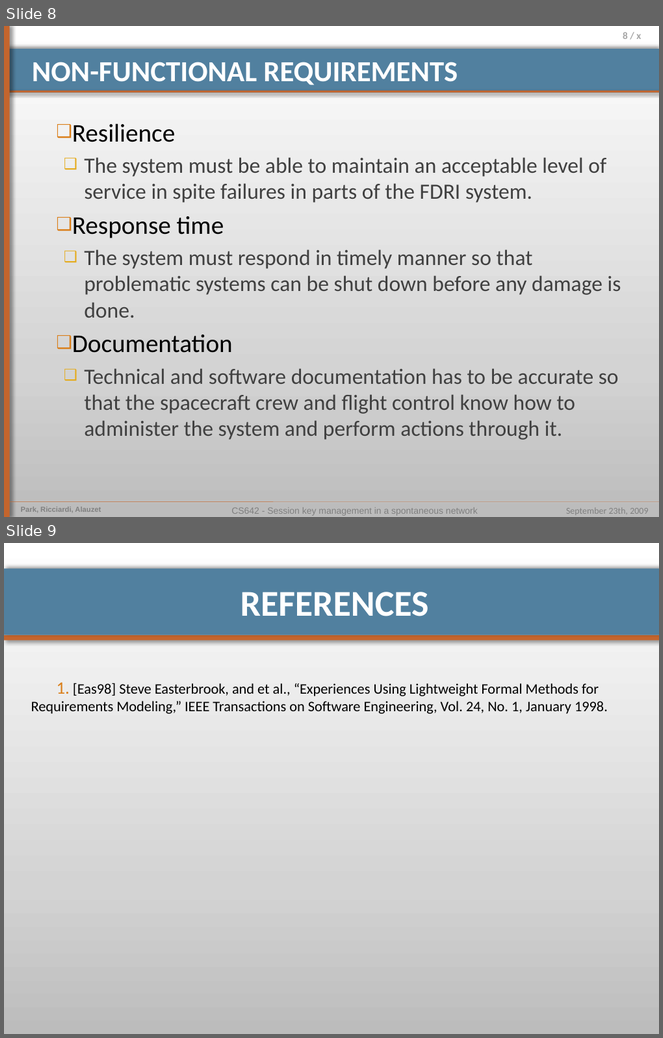
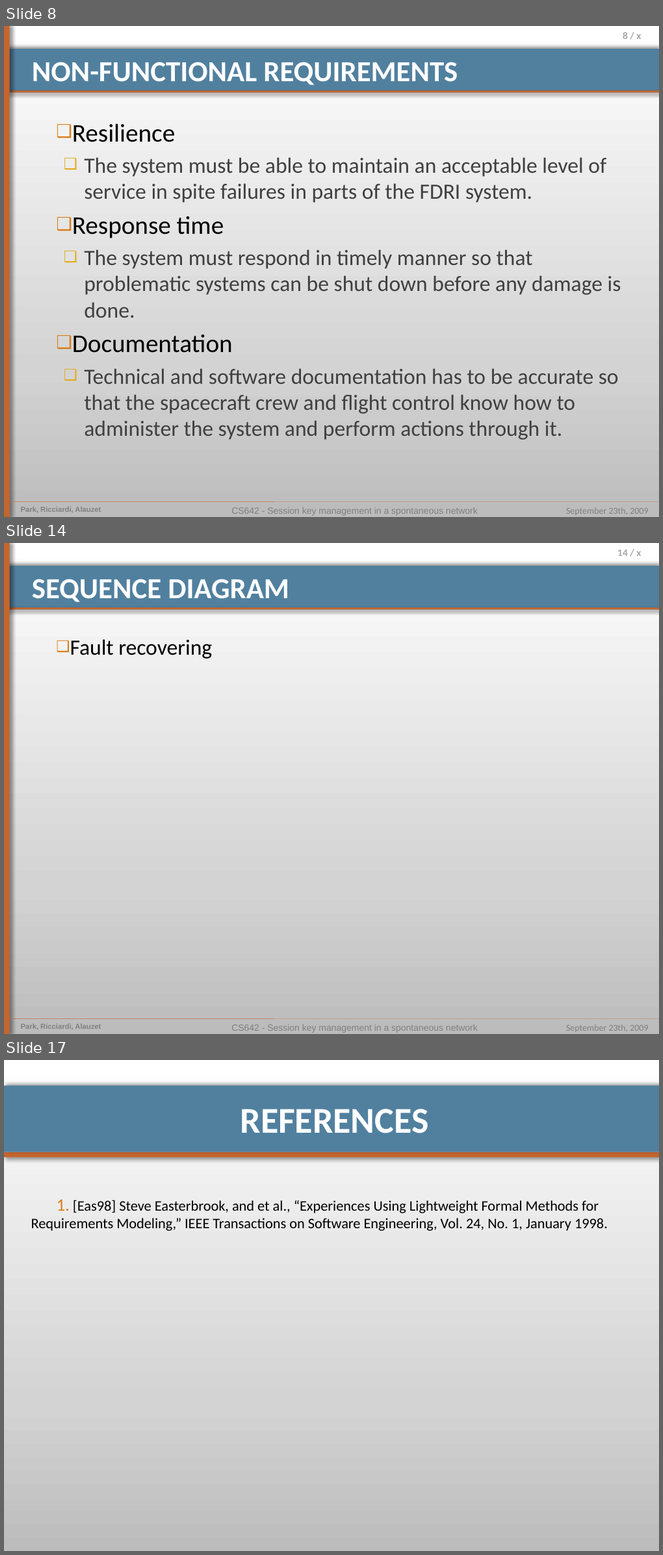
Before and after one commit to pierrealauzet/euroteam, a slide deck: Project 1/CS554_EuroTeam_Proposal.pptx. Shown one above the other, each under a label of ours: slides 8 and 9 before the commit, slides 8, 14 and 17 after it; the slides between them are not shown. The pictures are 663x1038 and 663x1555 pixels, drawn with LibreOffice and Linux fonts; fonts in the diff are those of the drawing. Boxes give left, top, right and bottom in pixels: in the first picture for what was removed or moved away, otherwise in the second. Text is boxed around its words. In the diff, an @@ line names an element or a change of style, - is before the commit and + after.

```diff
--- a/Project 1/CS554_EuroTeam_Proposal.pptx
+++ b/Project 1/CS554_EuroTeam_Proposal.pptx
@@ slide 14 added at <box>4,543,659,1034</box>, background gradient #BDBDBD to #D3D3D3 to #FFFFFF; not listed: 9 template elements that a slide beside it also shows @@
@@ title added at <box>32,579,289,602</box>, 32 pt, text #FFFFFF, bold @@
+SEQUENCE DIAGRAM
@@ text added at <box>70,639,212,659</box>, 24 pt, text #000000 @@
+❑ Fault recovering
@@ what was slide 9 is now slide 17 @@
```
Also in this commit, not shown: 3 slides changed, 7 other slides added, 1 other file.
